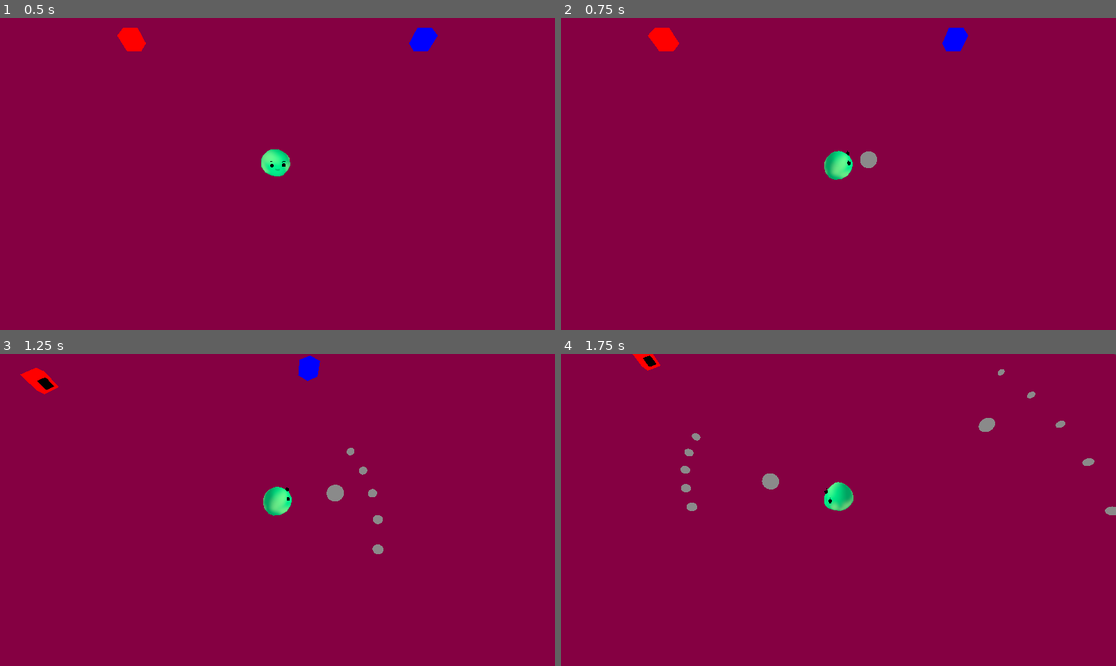
Above: before the commit, frames 1-4 (two rows, left to right).
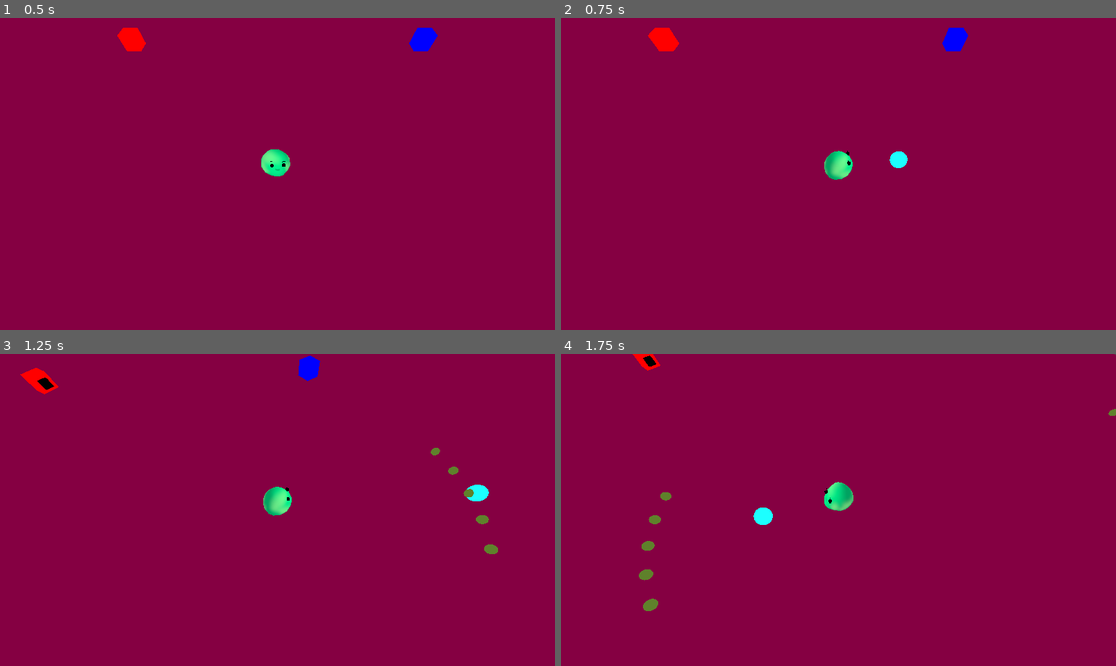
Above: after the commit, the same moments.

Repository: marcotmotta/Slime-Strikes-Back
Game: Godot game, scene res://World/Rooms/RoomDefault.tscn
Same seed, same stepped clock (60 frames per second), same inputs: the game is played once before the commit and once after it.
Inputs (mouse positions are in pixels of both pictures, inside the frame that each line leads up to):
- Up to frame 1 (0.5 s): no input
- Up to frame 2 (0.75 s): tap Enter at 0.5 s; move the mouse to (960, 158) at 0.52 s; hold D (move_right) from 0.53 s (still down); tap 1 (1) at 0.6 s
- Up to frame 3 (1.25 s): keep holding D (move_right); tap 2 (2) at 0.8 s
- Up to frame 4 (1.75 s): move the mouse to (727, 525) at 1.27 s; release D (move_right) at 1.28 s; hold S (move_backward) from 1.28 s (still down); tap 2 (2) at 1.35 s; tap 1 (1) at 1.55 s

Frame 1 is identical in both runs. In frame 2, 0.3% of the frame differs, in the area x 53-63%, y 42-49%; in frame 3, 0.7%; in frame 4, 1.1%, in the area x 14-100%, y 4-83%.

Commit message:
abilities singleton

Diff:
--- /dev/null
+++ b/Abilities/Abilities.gd
@@ -0,0 +1,19 @@
+extends Node
+
+@onready var bubble_scene = preload("res://Abilities/Bubble/Bubble.tscn")
+@onready var arrow_scene = preload("res://Abilities/Arrow/Arrow.tscn")
+
+func shoot_bubble(forward_direction, position, shoot_position):
+	var bubble_instance = bubble_scene.instantiate()
+	get_parent().add_child(bubble_instance)
+	bubble_instance.global_position = shoot_position
+	bubble_instance.direction = (forward_direction - position).normalized()
+	bubble_instance.damage = Globals.damage
+
+func shoot_arrow(forward_direction, position, shoot_position):
+	for i in [-20, -10, 0, 10, 20]:
+		var arrow_instance = arrow_scene.instantiate()
+		get_parent().add_child(arrow_instance)
+		arrow_instance.global_position = shoot_position
+		arrow_instance.direction = (forward_direction - position).normalized().rotated(Vector3.UP, deg_to_rad(i))
+		arrow_instance.damage = Globals.damage
--- a/Abilities/Arrow/Arrow.tscn
+++ b/Abilities/Arrow/Arrow.tscn
@@ -1,8 +1,12 @@
-[gd_scene load_steps=4 format=3 uid="uid://ydogytdc1eaj"]
+[gd_scene load_steps=5 format=3 uid="uid://ydogytdc1eaj"]
 
 [ext_resource type="Script" path="res://Abilities/Arrow/Arrow.gd" id="1_ap0io"]
 
+[sub_resource type="StandardMaterial3D" id="StandardMaterial3D_4f0en"]
+albedo_color = Color(0.372549, 0.505882, 0.172549, 1)
+
 [sub_resource type="SphereMesh" id="SphereMesh_ybosh"]
+material = SubResource("StandardMaterial3D_4f0en")
 radius = 0.375
 height = 0.75
 
--- a/Abilities/Bubble/Bubble.tscn
+++ b/Abilities/Bubble/Bubble.tscn
@@ -1,8 +1,12 @@
-[gd_scene load_steps=4 format=3 uid="uid://dgnvfobhg4s45"]
+[gd_scene load_steps=5 format=3 uid="uid://dgnvfobhg4s45"]
 
 [ext_resource type="Script" path="res://Abilities/Bubble/Bubble.gd" id="1_xai60"]
 
+[sub_resource type="StandardMaterial3D" id="StandardMaterial3D_nfg88"]
+albedo_color = Color(0.117647, 1, 1, 1)
+
 [sub_resource type="SphereMesh" id="SphereMesh_eamsl"]
+material = SubResource("StandardMaterial3D_nfg88")
 radius = 0.75
 height = 1.5
 
--- a/Player/Player.gd
+++ b/Player/Player.gd
@@ -1,12 +1,16 @@
 extends CharacterBody3D
 
-@onready var bubble_scene = preload("res://Abilities/Bubble/Bubble.tscn")
-@onready var arrow_scene = preload("res://Abilities/Arrow/Arrow.tscn")
+const abilities_singleton = preload("res://Abilities/Abilities.gd")
+var abilities
 
 var gravity = ProjectSettings.get_setting("physics/3d/default_gravity")
 
 func _ready():
 	$Blob/AnimationPlayer.play("Idle-Animation")
+
+	# instance abilities singleton
+	abilities = abilities_singleton.new()
+	add_child(abilities)
 
 func _process(delta):
 	# look direction
@@ -15,7 +19,7 @@
 	$CollisionShape3D.look_at(forward_direction)
 	$ShootPosition.position = (get_forward_direction() - global_position).normalized() * 2
 
-	# print(Engine.get_frames_per_second())
+	print(Engine.get_frames_per_second())
 
 func _physics_process(delta):
 	# Add the gravity.
@@ -43,27 +47,11 @@
 	var t = (position.y - ray_origin.y) / ray_dir.y
 	return ray_origin + ray_dir * t
 
-func shoot_bubble():
-	var bubble_instance = bubble_scene.instantiate()
-	get_parent().add_child(bubble_instance)
-	bubble_instance.global_position = $ShootPosition.global_position
-	bubble_instance.direction = (get_forward_direction() - get_global_position()).normalized()
-	bubble_instance.damage = Globals.damage
-
-func shoot_arrow():
-	for i in [-20, -10, 0, 10, 20]:
-		print(i)
-		var arrow_instance = arrow_scene.instantiate()
-		get_parent().add_child(arrow_instance)
-		arrow_instance.global_position = $ShootPosition.global_position
-		arrow_instance.direction = (get_forward_direction() - get_global_position()).normalized().rotated(Vector3.UP, deg_to_rad(i))
-		arrow_instance.damage = Globals.damage
-
 func _input(event):
 	# bubble
 	if Input.is_action_just_pressed("1"):
-		shoot_bubble()
+		abilities.shoot_bubble(get_forward_direction(), get_global_position(), $ShootPosition.global_position)
 
 	# arrow
 	if Input.is_action_just_pressed("2"):
-		shoot_arrow()
+		abilities.shoot_arrow(get_forward_direction(), get_global_position(), $ShootPosition.global_position)
